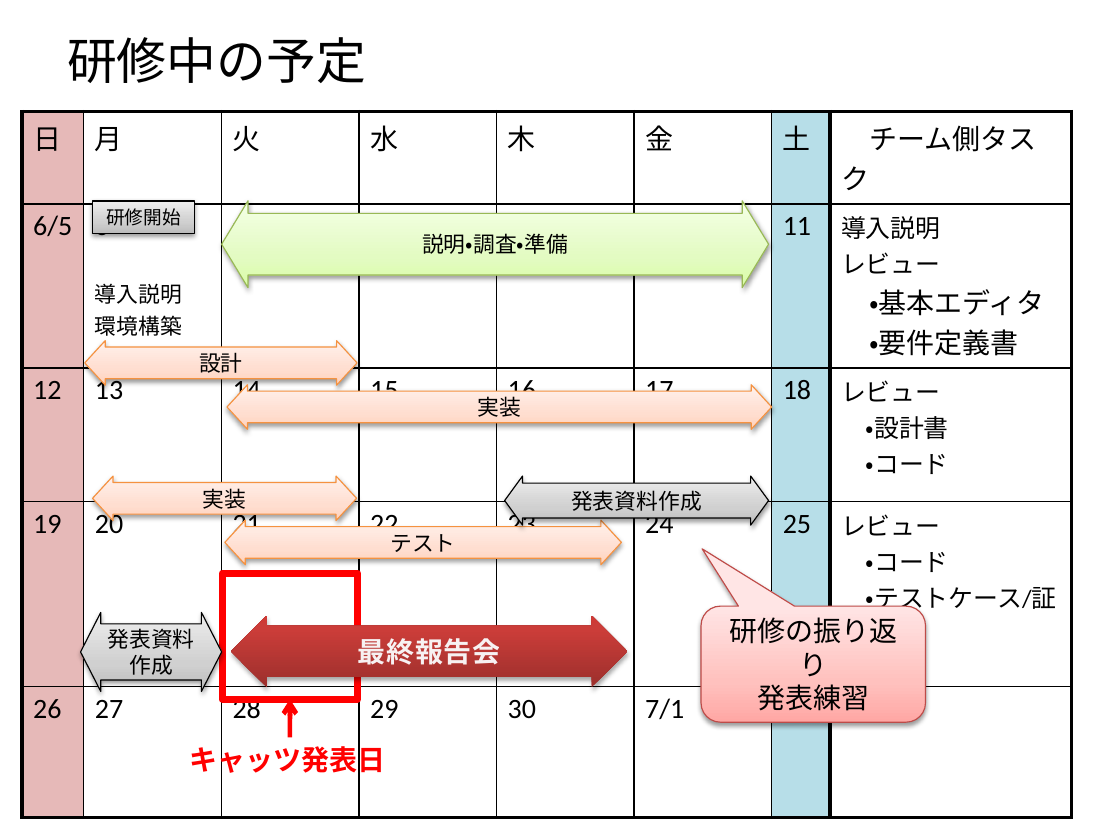
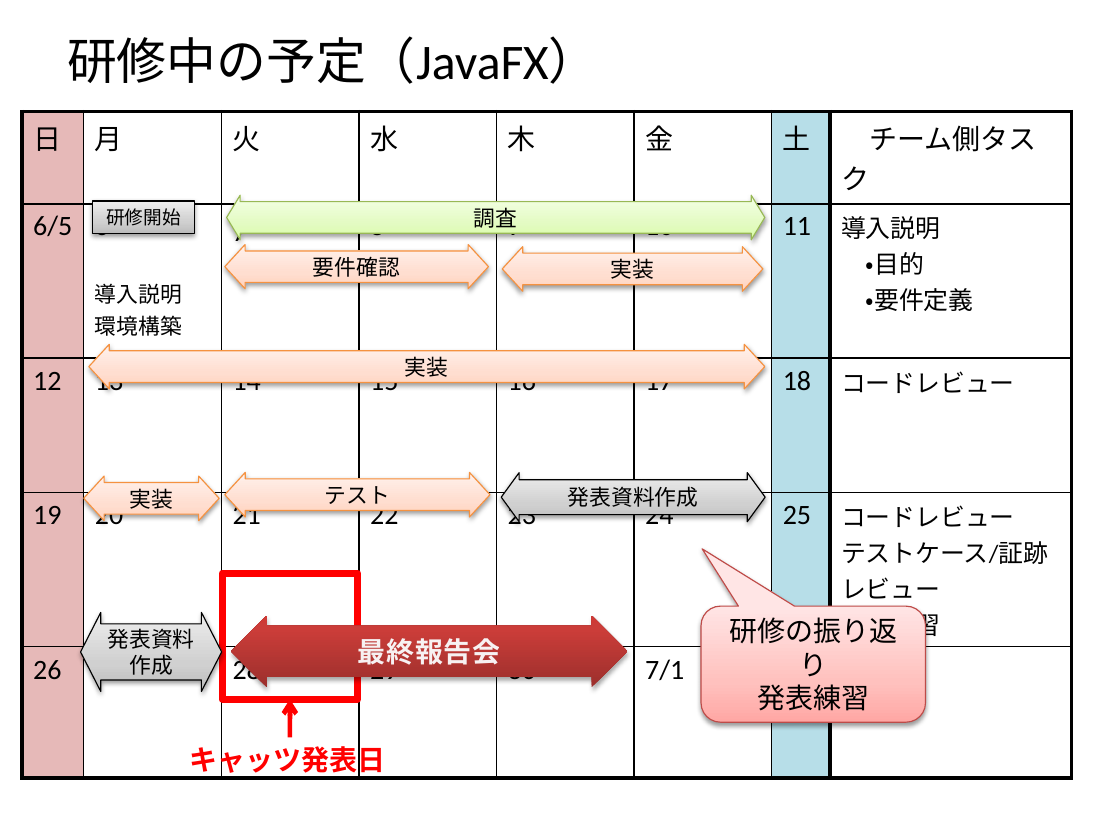
Before and after one commit to N-Saito/Training, a slide deck: slide 7 of 全体説明.pptx (slide 6 before the commit). Drawn at 1120x840 pixels with LibreOffice and Linux fonts; fonts in the diff are those of the drawing. Boxes give left, top, right and bottom in pixels: in the first picture for what was removed or moved away, otherwise in the second. Text is boxed around its words. In the diff, an @@ line names an element or a change of style, - is before the commit and + after.

Commit message:
update0606

```diff
--- a/全体説明.pptx
+++ b/全体説明.pptx
@@ title at [67,36,598,84]: text changed @@
-研修中の予定
+研修中の予定（JavaFX）
@@ table at [22,111,1073,694] @@
-row 2, column 8: 導入説明 / レビュー / ・基本エディタ / ・要件定義書
+row 2, column 8: 導入説明 / ・目的 / ・要件定義
-row 3, column 8: レビュー / ・設計書 ・コード
+row 3, column 8: コードレビュー
-row 4, column 8: レビュー / ・コード / ・テストケース/証跡
+row 4, column 8: コードレビュー / テストケース/証跡レビュー / 発表練習
@@ left right arrow "調査": place and size @@
-left right arrow "調査" at [222,200,768,288]
+left right arrow "調査" at [226,195,764,240]
@@ text in left right arrow at [474,207,518,228]: text changed @@
-説明・調査・準備
+調査
@@ left right arrow added at [225,244,488,288], fill gradient #FFD2BD to #FFDED0 to #FFF2ED, outline #F69240 0.75 pt, 14 pt, text #000000 @@
+要件確認
@@ left right arrow added at [502,246,763,291], fill gradient #FFD2BD to #FFDED0 to #FFF2ED, outline #F69240 0.75 pt, 14 pt, text #000000 @@
+実装
@@ left right arrow removed at [85,340,357,385] @@
-設計
@@ left right arrow "実装": place and size @@
-left right arrow "実装" at [227,385,772,430]
+left right arrow "実装" at [88,344,765,389]
@@ left right arrow "実装": place and size @@
-left right arrow "実装" at [93,476,357,521]
+left right arrow "実装" at [84,476,220,521]
@@ left right arrow "テスト": place and size @@
-left right arrow "テスト" at [225,520,622,564]
+left right arrow "テスト" at [225,473,491,517]
```
Also in this commit, not shown: 4 other slides changed, 6 slides added, 4 slides removed.
